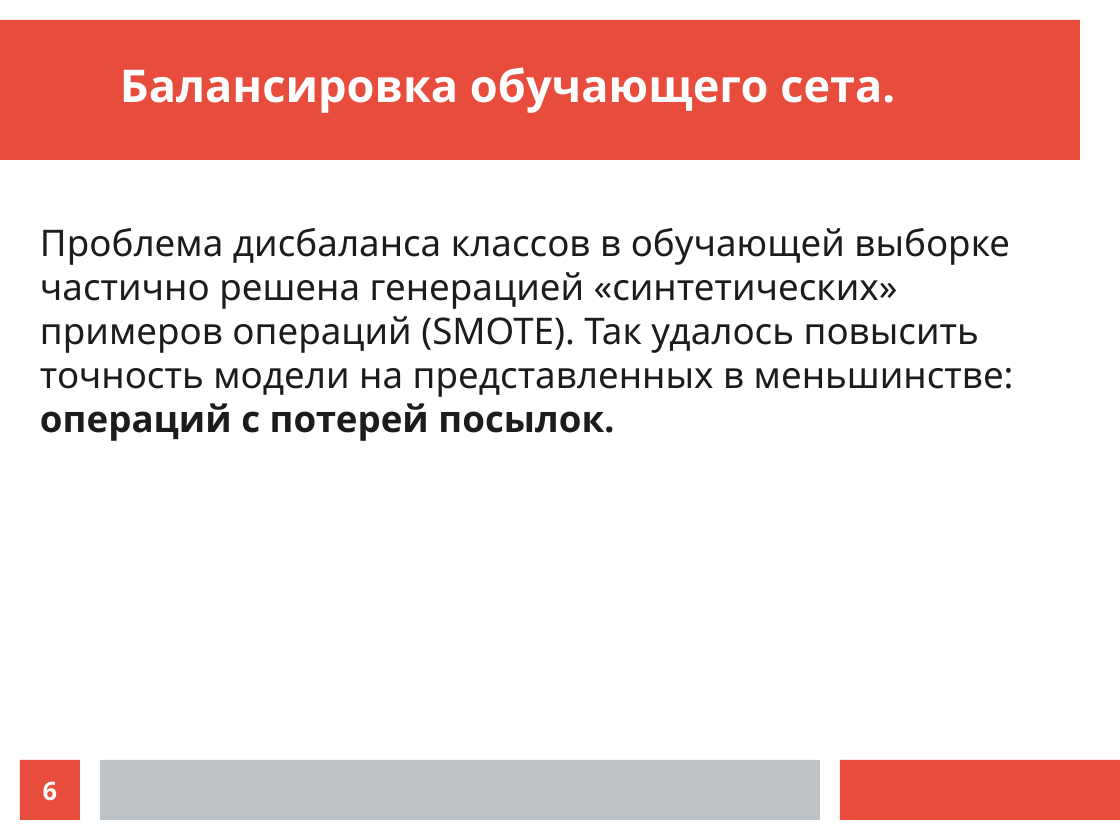
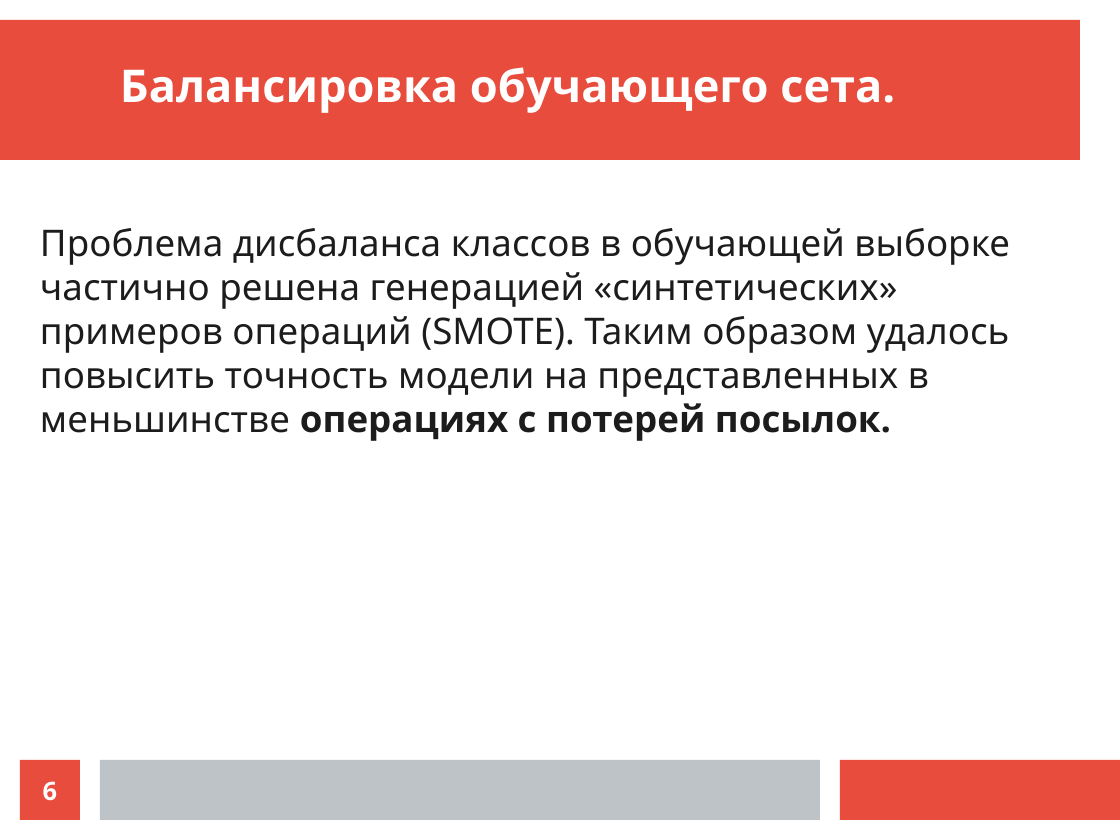
Before and after one commit to genalll/mlsport3, a slide deck: slide 6 of Преза.odp. Drawn at 1120x840 pixels with LibreOffice and Linux fonts; fonts in the diff are those of the drawing. Boxes give left, top, right and bottom in pixels: in the first picture for what was removed or moved away, otherwise in the second. Text is boxed around its words. In the diff, an @@ line names an element or a change of style, - is before the commit and + after.

```diff
--- a/Преза.odp
+++ b/Преза.odp
@@ text at [40,228,1010,441]: text changed @@
-Проблема дисбаланса классов в обучающей выборке частично решена генерацией «синтетических» примеров операций (SMOTE). Так удалось повысить точность модели на представленных в меньшинстве: операций с потерей посылок.
+Проблема дисбаланса классов в обучающей выборке частично решена генерацией «синтетических» примеров операций (SMOTE). Таким образом удалось повысить точность модели на представленных в меньшинстве операциях с потерей посылок.
```
Also in this commit, not shown: 4 other slides changed, 7 other files.
